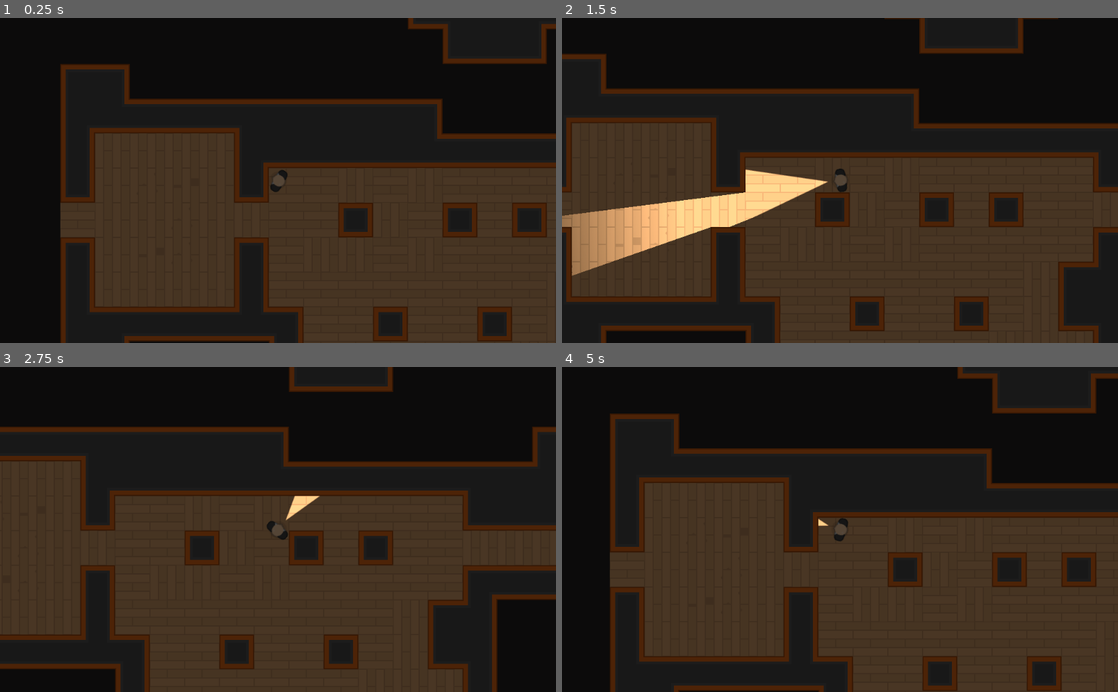
Above: before the commit, frames 1-4 (two rows, left to right).
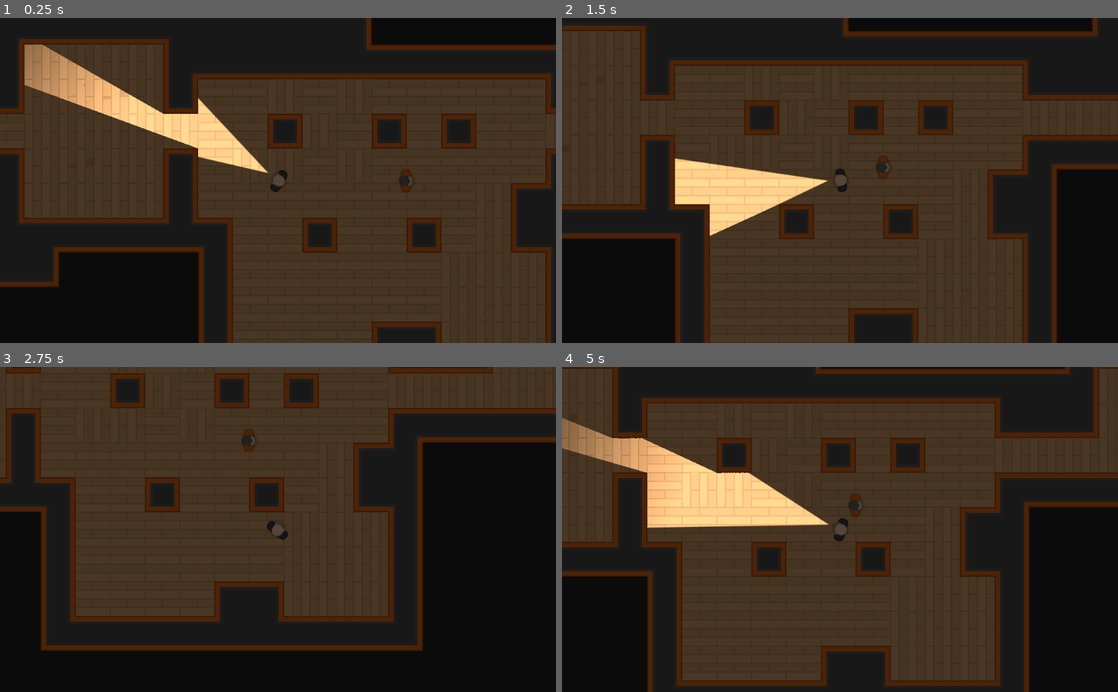
Above: after the commit, the same moments.

Repository: davidvgus/Heistmeisters
Game: Godot game, scene res://Levels/TemplateLevel.tscn
Same seed, same stepped clock (60 frames per second), same inputs: the game is played once before the commit and once after it. This scene is started directly instead of the project's main scene.
Inputs (mouse positions are in pixels of both pictures, inside the frame that each line leads up to):
- Up to frame 1 (0.25 s): no input
- Up to frame 2 (1.5 s): tap Enter at 0.5 s; move the mouse to (962, 164) at 0.52 s; hold D (move_right) 0.53-1.28 s; tap Q (toggle_torch, bound only after the commit) at 0.6, 1.35 s; move the mouse to (728, 196) at 1.27 s; hold S (move_down) from 1.28 s (still down)
- Up to frame 3 (2.75 s): move the mouse to (333, 458) at 2.02 s; release S (move_down) at 2.03 s; hold D (move_right) from 2.03 s (still down); tap Q (toggle_torch, bound only after the commit) at 2.1 s
- Up to frame 4 (5 s): move the mouse to (812, 594) at 2.77 s; release D (move_right) at 2.78 s; hold W (move_up) 2.78-3.53 s; tap Q (toggle_torch, bound only after the commit) at 2.85, 3.6, 4.35 s; move the mouse to (1006, 578) at 3.52 s; hold A (move_left) from 3.53 s (still down); move the mouse to (673, 480) at 4.27 s

The runs differ from the first frame. In frame 1, 50% of the frame differs, in the area x 0-100%, y 0-100%; in frame 2, 53%; in frame 3, 62%; in frame 4, 60%.

Commit message:
now occluedes and toggles with q.

Diff:
--- a/Characters/Player.gd
+++ b/Characters/Player.gd
@@ -21,3 +21,8 @@
         motion.x = clamp(motion.x + SPEED, 0, MAX_SPEED)
     else:
         motion.x =  lerp(motion.x, 0, FRICTION)
+
+
+func _input(event):
+    if Input.is_action_just_pressed("toggle_torch"):
+        $Torch.enabled = not $Torch.enabled
--- a/Characters/Player.tscn
+++ b/Characters/Player.tscn
@@ -14,9 +14,9 @@
 texture = ExtResource( 3 )
 
 [node name="Torch" parent="." index="2" instance=ExtResource( 4 )]
-position = Vector2( -13.7667, 0 )
-scale = Vector2( 1.02032, 1 )
+position = Vector2( 16.9452, 1.84414 )
+scale = Vector2( 1.02265, 1 )
 texture = ExtResource( 5 )
-offset = Vector2( 350, 0 )
+offset = Vector2( 320, 0 )
 shadow_enabled = true
 shadow_color = Color( 0.0862745, 0.0784314, 0.0784314, 0 )
--- a/Characters/TemplateCharacter.tscn
+++ b/Characters/TemplateCharacter.tscn
@@ -8,6 +8,7 @@
 height = 23.3289
 
 [sub_resource type="OccluderPolygon2D" id=2]
+cull_mode = 1
 polygon = PoolVector2Array( -6.16206, -21.4167, 2.10717, -21.3121, 6.60816, -17.4391, 8.28294, -8.01848, 9.01565, -6.02 …(265 unchanged characters)…
 
 [node name="TemplateCharacter" type="KinematicBody2D"]
@@ -25,5 +26,4 @@
 shape = SubResource( 1 )
 
 [node name="LightOccluder2D" type="LightOccluder2D" parent="."]
-visible = false
 occluder = SubResource( 2 )
--- a/Levels/TemplateLevel.tscn
+++ b/Levels/TemplateLevel.tscn
@@ -13,8 +13,7 @@
 tile_data = PoolIntArray( 131064, 2, 0, 131065, 2, 5, 131067, 2, 65542, 131068, 2, 2, 131069, 2, 1, 196599, 2, 0, 19660 …(3597 unchanged characters)…
 
 [node name="Player" parent="." instance=ExtResource( 2 )]
-editor/display_folded = true
-position = Vector2( 145.004, 790.833 )
+position = Vector2( 275.229, 955.186 )
 
 [node name="Camera2D" type="Camera2D" parent="Player"]
 current = true
@@ -23,4 +22,4 @@
 color = Color( 0.333333, 0.333333, 0.333333, 1 )
 
 [node name="TemplateCharacter" parent="." instance=ExtResource( 3 )]
-position = Vector2( 684.547, 1151.32 )
+position = Vector2( 513.01, 955.532 )
--- a/project.godot
+++ b/project.godot
@@ -41,6 +41,11 @@
 "events": [ Object(InputEventKey,"resource_local_to_scene":false,"resource_name":"","device":0,"alt":false,"shift":false,"control":false,"meta":false,"command":false,"pressed":false,"scancode":68,"unicode":0,"echo":false,"script":null)
  ]
 }
+toggle_torch={
+"deadzone": 0.5,
+"events": [ Object(InputEventKey,"resource_local_to_scene":false,"resource_name":"","device":0,"alt":false,"shift":false,"control":false,"meta":false,"command":false,"pressed":false,"scancode":81,"unicode":0,"echo":false,"script":null)
+ ]
+}
 
 [rendering]
 
